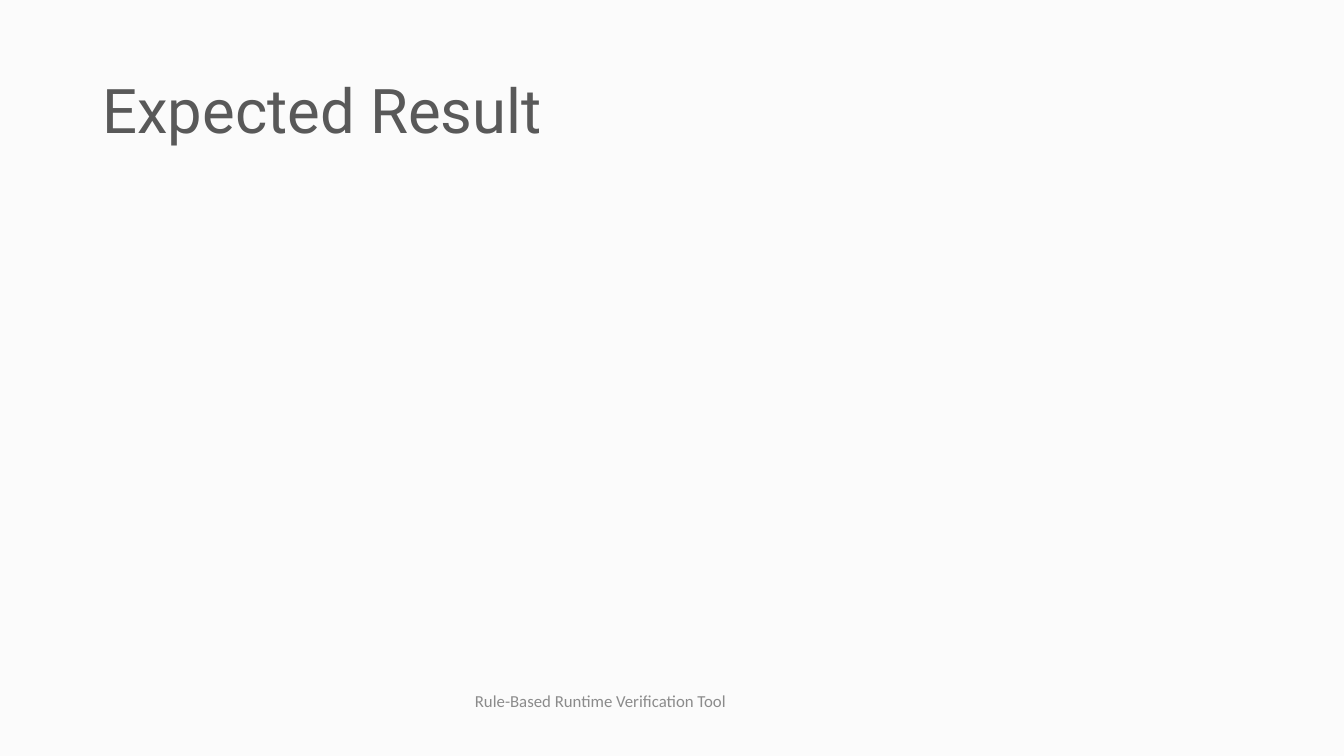
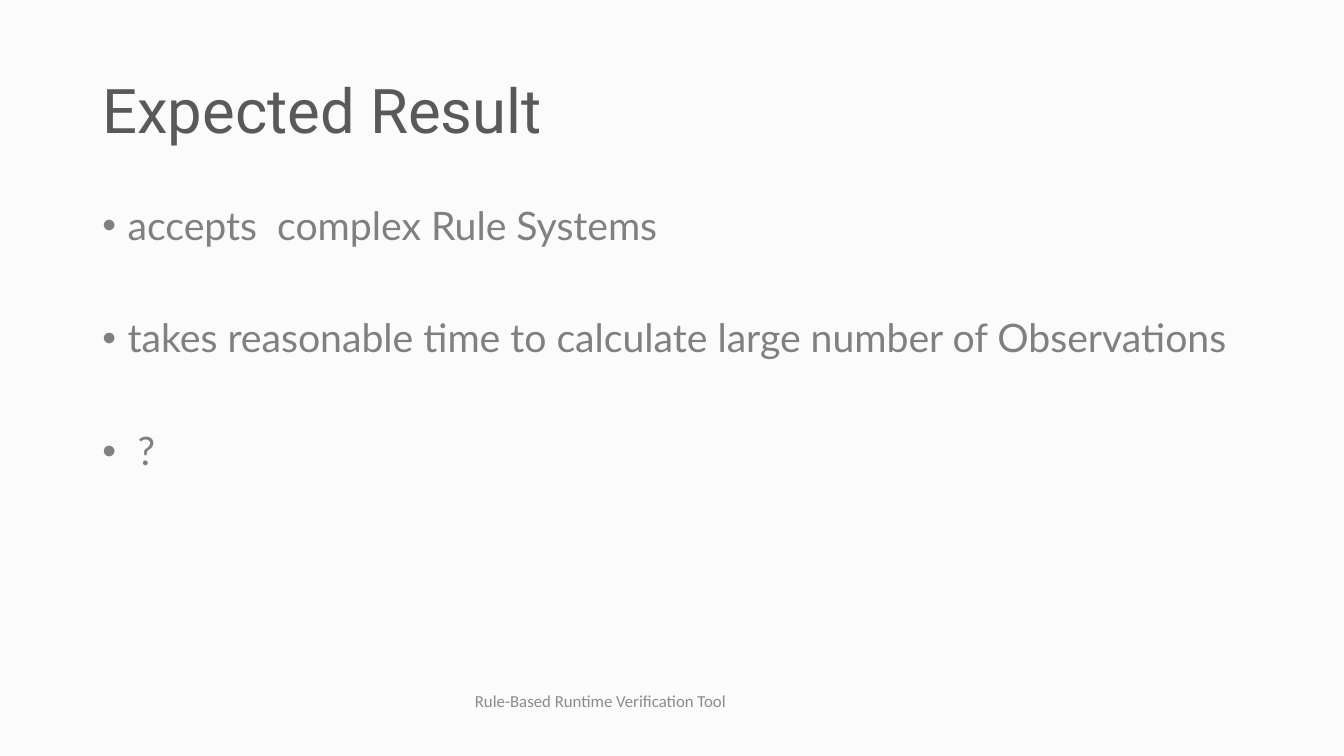
Before and after one commit to selig/ruler2, a slide deck: slide 13 of Seminar/Rule-Based Runtime Verification Tool.pptx (slide 12 before the commit). Drawn at 1344x756 pixels with LibreOffice and Linux fonts; fonts in the diff are those of the drawing; background and template pictures are left out. Boxes give left, top, right and bottom in pixels: in the first picture for what was removed or moved away, otherwise in the second. Text is boxed around its words. In the diff, an @@ line names an element or a change of style, - is before the commit and + after.

```diff
--- a/Seminar/Rule-Based Runtime Verification Tool.pptx
+++ b/Seminar/Rule-Based Runtime Verification Tool.pptx
@@ text added at bbox=[128, 211, 1226, 359], 28 pt, text #808080 @@
+• accepts complex Rule Systems
+• takes reasonable time to calculate large number of Observations
+• ?
```
Also in this commit, not shown: 2 other slides changed, 2 slides added, 1 slide removed, 1 other file.
